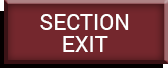
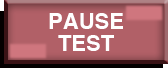
Two versions of the same layered image (168x68). Layer-by-layer changes:
showed group "PAUSE TEST 高亮" (5 layers) over bbox(8, 4, 164, 60)
painted on "PAUSE TEST" (1st of 2, in "PAUSE TEST 高亮") over bbox(49, 13, 123, 52)
showed group "PAUSE TEST 正常" (3 layers) over bbox(8, 4, 164, 60)
painted on "PAUSE TEST" (2nd of 2, in "PAUSE TEST 正常") over bbox(49, 13, 123, 52)
showed group "SECTION EXIT 高亮" (5 layers) over bbox(8, 4, 164, 60)
painted on "SECTION EXIT" (1st of 2, in "SECTION EXIT 高亮") over bbox(38, 13, 134, 52)
painted on "SECTION EXIT" (2nd of 2, in "SECTION EXIT 正常") over bbox(38, 13, 134, 52)
